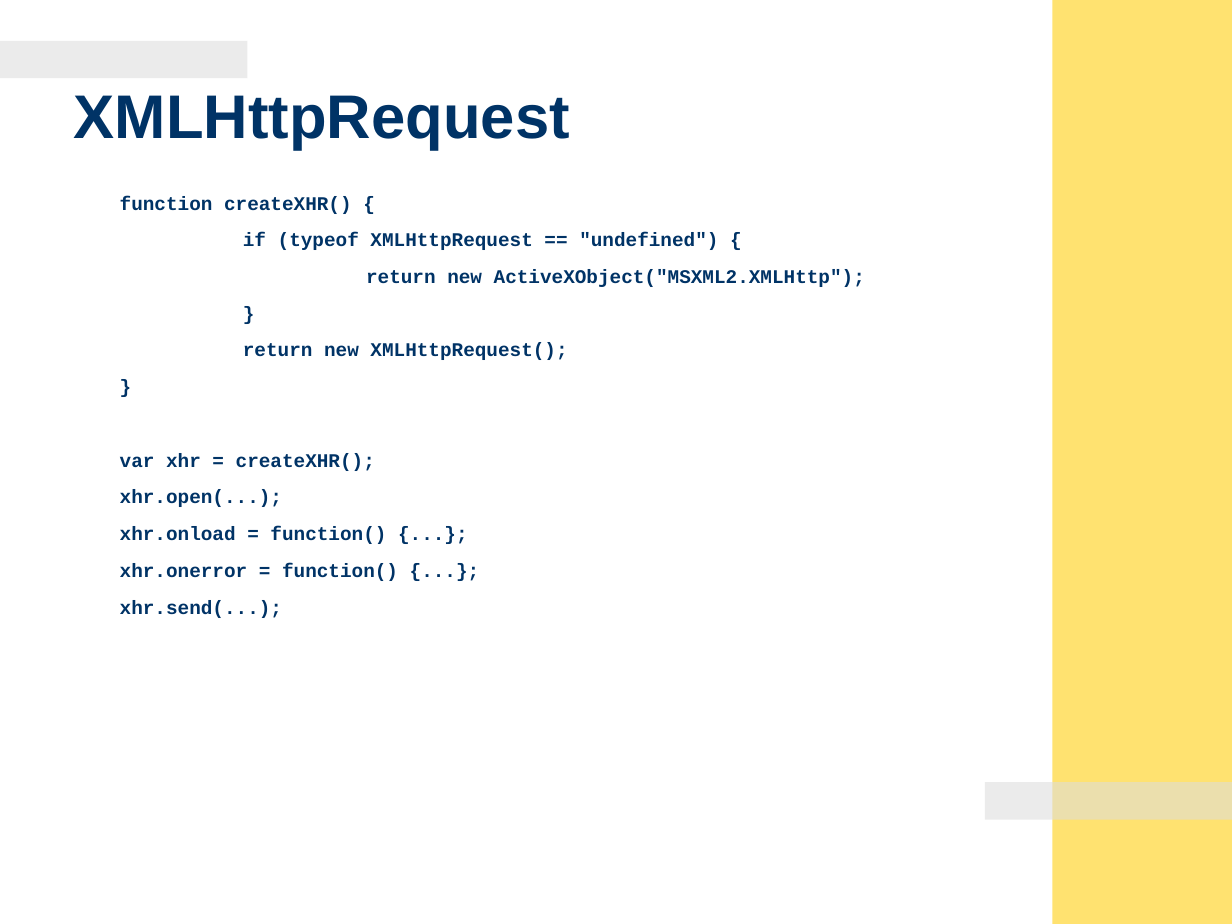
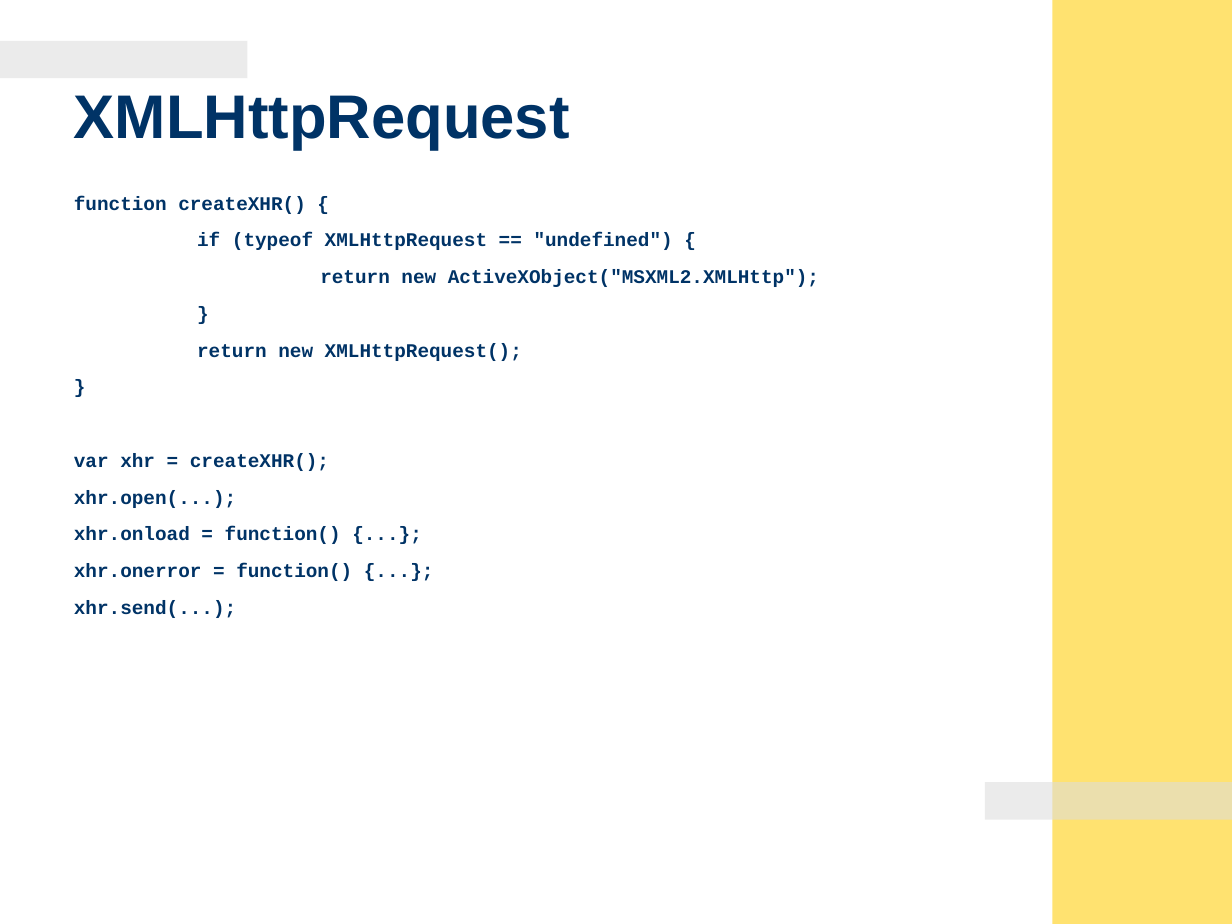
Before and after one commit to auntyellow/js, a slide deck: slide 20 of JavaScript - Object-Oriented Programming & Remote Scripting.ppt. Drawn at 1232x924 pixels with LibreOffice and Linux fonts; fonts in the diff are those of the drawing; background and template pictures are left out. Boxes give left, top, right and bottom in pixels: in the first picture for what was removed or moved away, otherwise in the second. Text is boxed around its words. In the diff, an @@ line names an element or a change of style, - is before the commit and + after.

```diff
--- a/JavaScript - Object-Oriented Programming & Remote Scripting.ppt
+++ b/JavaScript - Object-Oriented Programming & Remote Scripting.ppt
@@ text "function createXHR() {": place and size @@
-text "function createXHR() {" at [120,196,865,618]
+text "function createXHR() {" at [74,196,819,618]
```
Also in this commit, not shown: 7 other slides changed, 2 other files.
